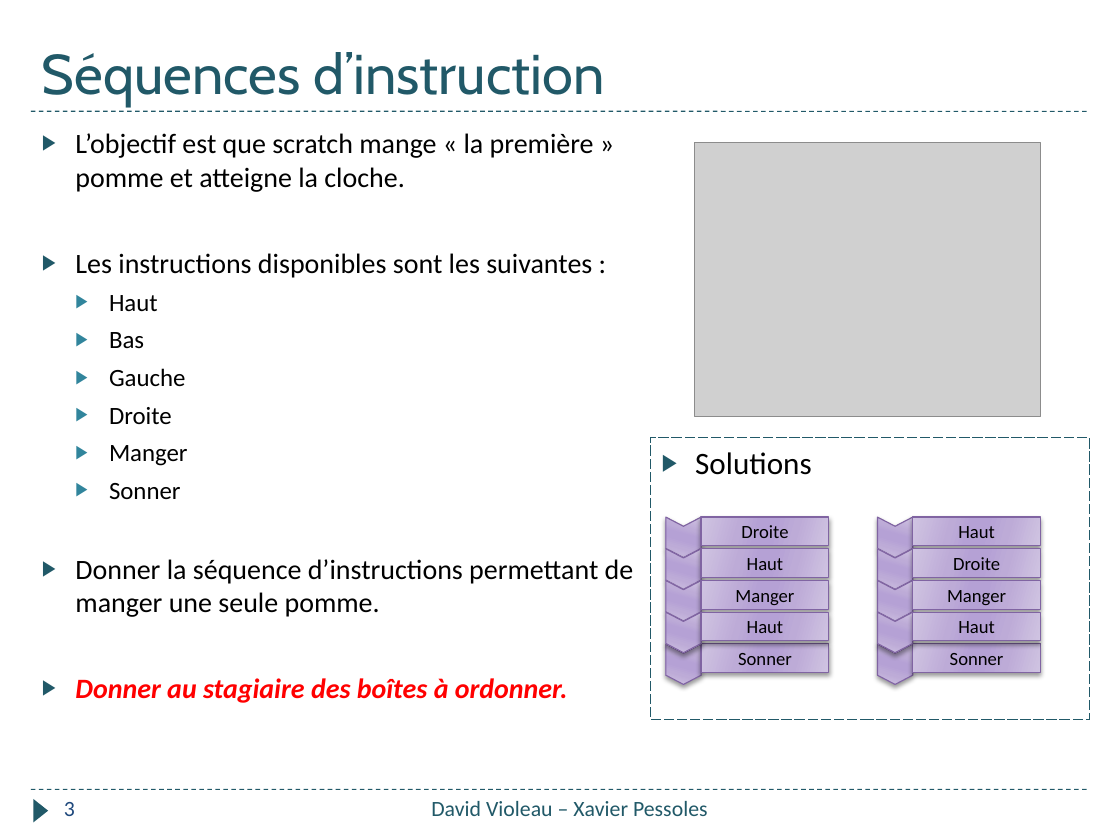
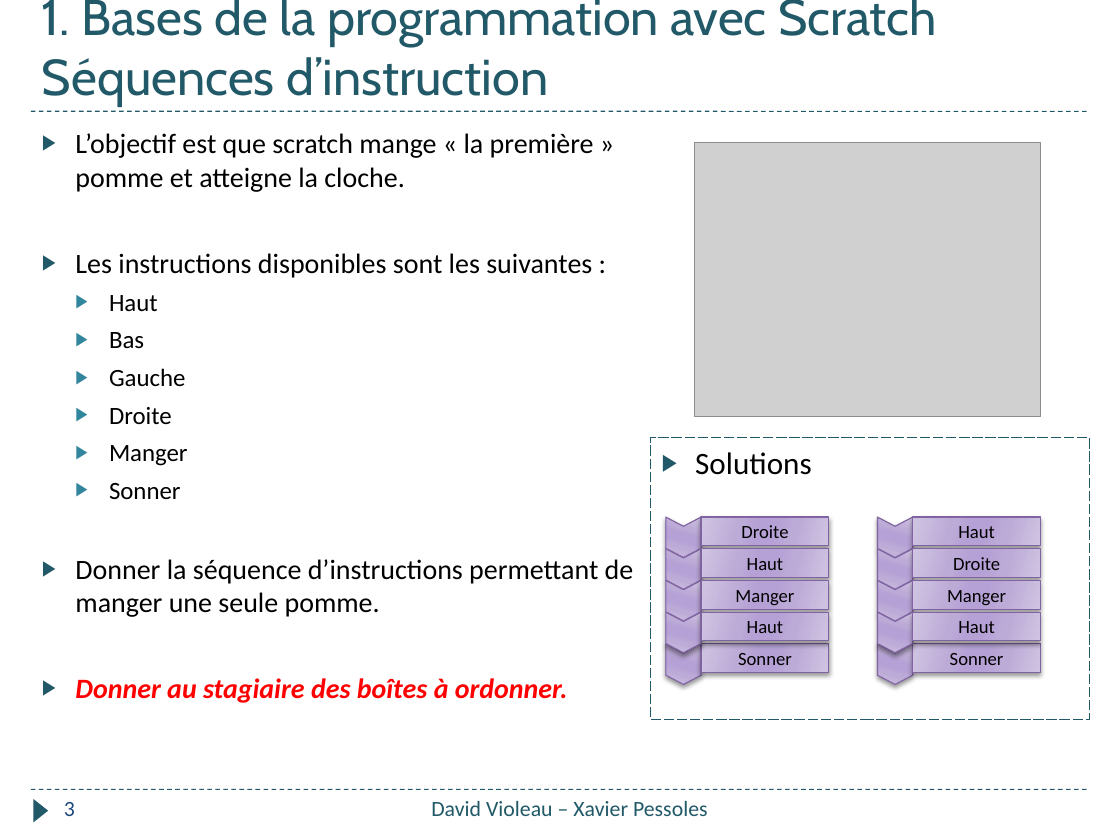
Before and after one commit to xpessoles/Informatique_College, a slide deck: slide 3 of Formation_2018/Quizz_Pomme/Quizz_Pomme.pptx. Drawn at 1120x840 pixels with LibreOffice and Linux fonts; fonts in the diff are those of the drawing; grey boxes stand for pictures. Boxes give left, top, right and bottom in pixels: in the first picture for what was removed or moved away, otherwise in the second. Text is boxed around its words. In the diff, an @@ line names an element or a change of style, - is before the commit and + after.

```diff
--- a/Formation_2018/Quizz_Pomme/Quizz_Pomme.pptx
+++ b/Formation_2018/Quizz_Pomme/Quizz_Pomme.pptx
@@ title at box(42, 0, 937, 106): text changed; size 36 to 32.4 pt @@
-Séquences d’instruction
+1. Bases de la programmation avec Scratch
+Séquences d’instruction
```
Also in this commit, not shown: 10 other slides changed, 1 slide added, 1 other file.
